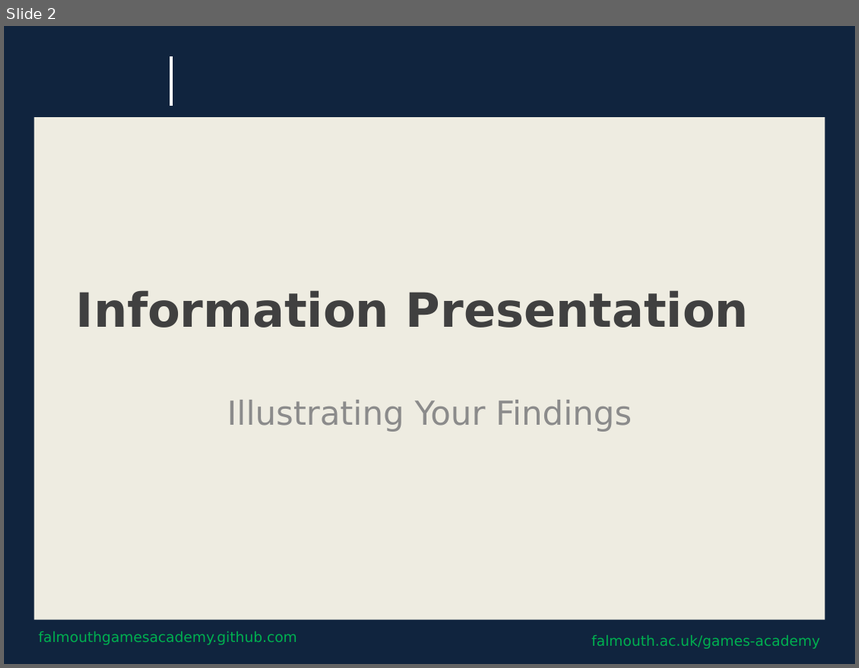
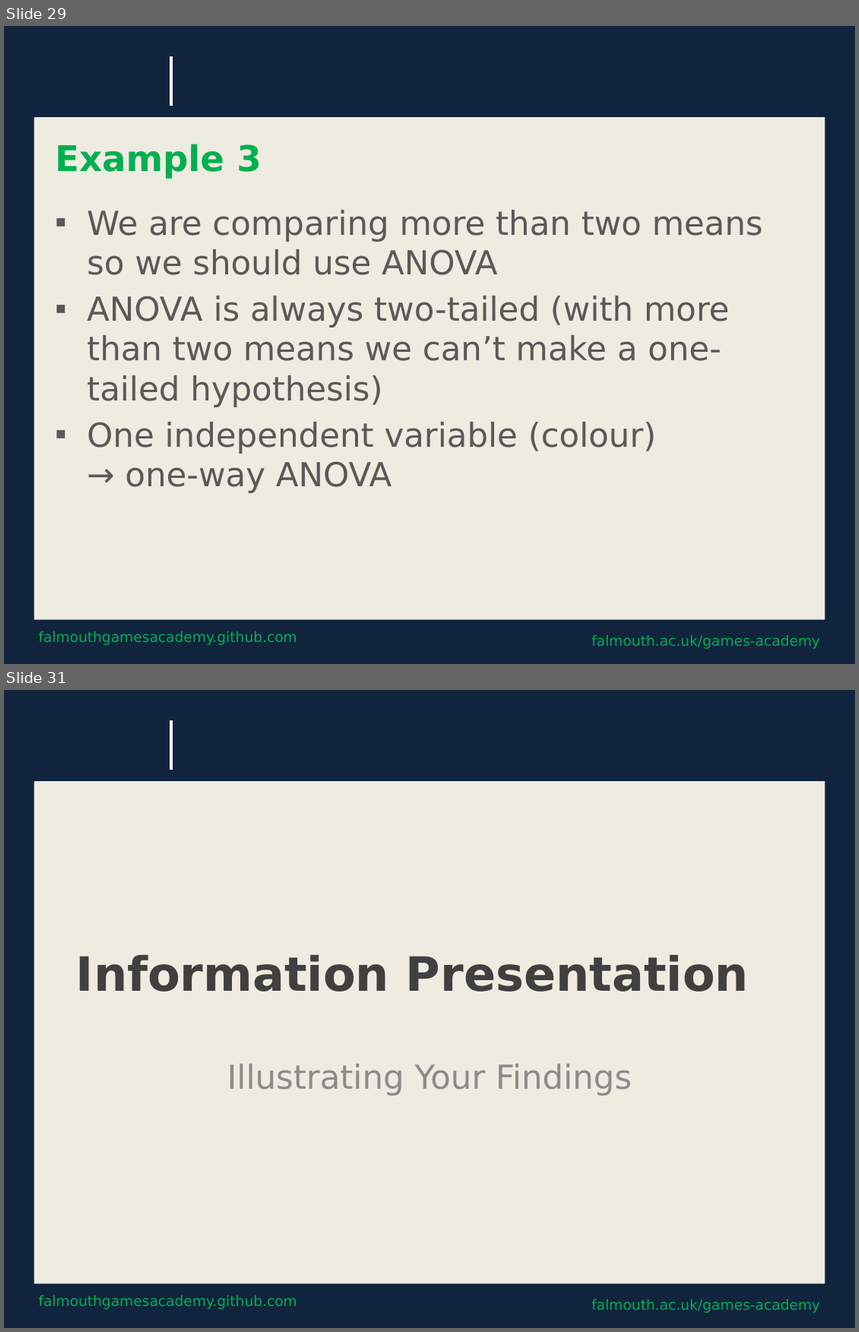
Before and after one commit to Falmouth-Games-Academy/bsc-course-materials, a slide deck: COMP320/10/2019-20-COMP320-10-session-materials.pptx. Shown one above the other, each under a label of ours: slide 2 before the commit, slides 29 and 31 after it; the slides between them are not shown. The pictures are 859x668 and 859x1332 pixels, drawn with LibreOffice and Linux fonts; fonts in the diff are those of the drawing; background and template pictures are left out. Boxes give left, top, right and bottom in pixels: in the first picture for what was removed or moved away, otherwise in the second. Text is boxed around its words. In the diff, an @@ line names an element or a change of style, - is before the commit and + after.

```diff
--- a/COMP320/10/2019-20-COMP320-10-session-materials.pptx
+++ b/COMP320/10/2019-20-COMP320-10-session-materials.pptx
@@ slide 29 added at [4,26,855,664], background #0F243E; not listed: 4 template elements that a slide beside it also shows @@
@@ title added at [55,144,261,179], 30 pt, text #00B050, bold @@
+Example 3
@@ text added at [87,210,763,493], 28 pt, text #595959 @@
+▪ We are comparing more than two means so we should use ANOVA
+▪ ANOVA is always two-tailed (with more than two means we can’t make a one-tailed hypothesis)
+▪ One independent variable (colour)
+  → one-way ANOVA
@@ what was slide 2 is now slide 31 @@
```
Also in this commit, not shown: 28 other slides added, 2 other files.
